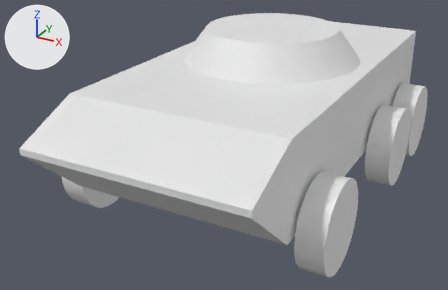
One commit to the FBX model Assets/Resources/ToParse.fbx: the scene before it, then after it.
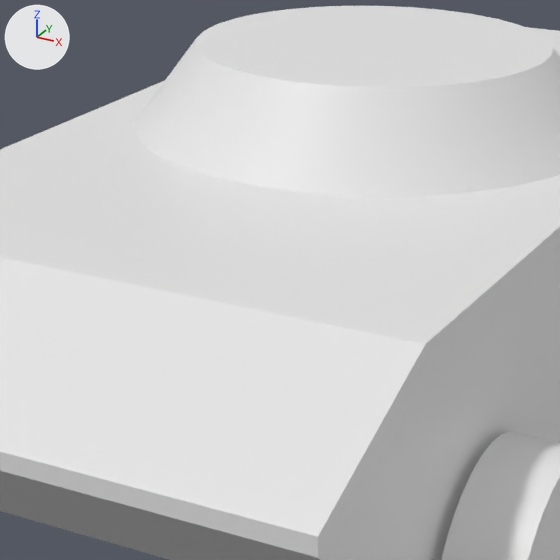
Each version is shown whole from a camera (50 mm lens) standing at (0.591, -1.295, 0.605) and looking at (-0.053, -0.123, 0.019), then close up on the part from 30% to 76% of the width and 4% to 76% of the height. Every picture has the same lights, and +X, +Y and +Z are marked at upper left. Where no turn or scale is listed for an object, it has been applied to the vertices.

Objects in the first close-up: 'Body', 'Cylinder', 'WheelA'.
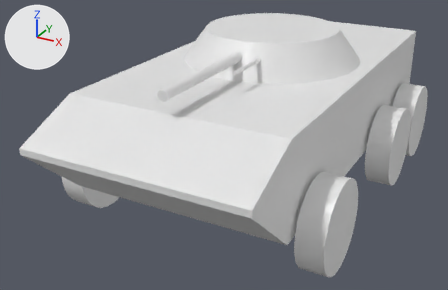
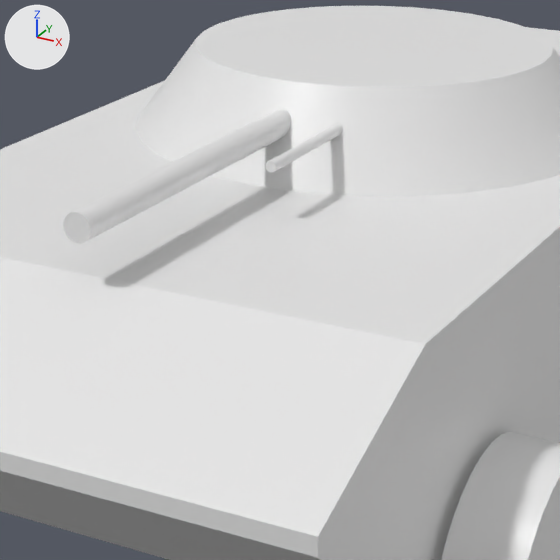
What the commit changed:
Mesh me_cylinder_005 is new.
It has 64 vertices, 34 faces and spans x -0.011..0.011, y -0.304..0.0, z -0.011..0.011.
It uses material mat_material (white #e7e7e7).
Mesh me_cylinder_006 is new.
It has 64 vertices, 34 faces and spans x -0.0043..0.0043, y -0.1241..0.0, z -0.0043..0.0043.
It uses material mat_material (white #e7e7e7).
Object 'BarrelCannon' (ob_barrelcannon) is new; it shows me_cylinder_005.
Its location is (0.0, -0.1393, 0.2467).
Object 'BarrelMachineGun' (ob_barrelmachinegun) is new; it shows me_cylinder_006.
Its location is (0.0475, -0.1393, 0.2467).

Changed parts and their boxes [x1, y1, x2, y2] in the close-ups (560 x 560 px):
'BarrelCannon', added: after [63, 109, 291, 244]
'BarrelMachineGun', added: after [265, 124, 343, 173]
